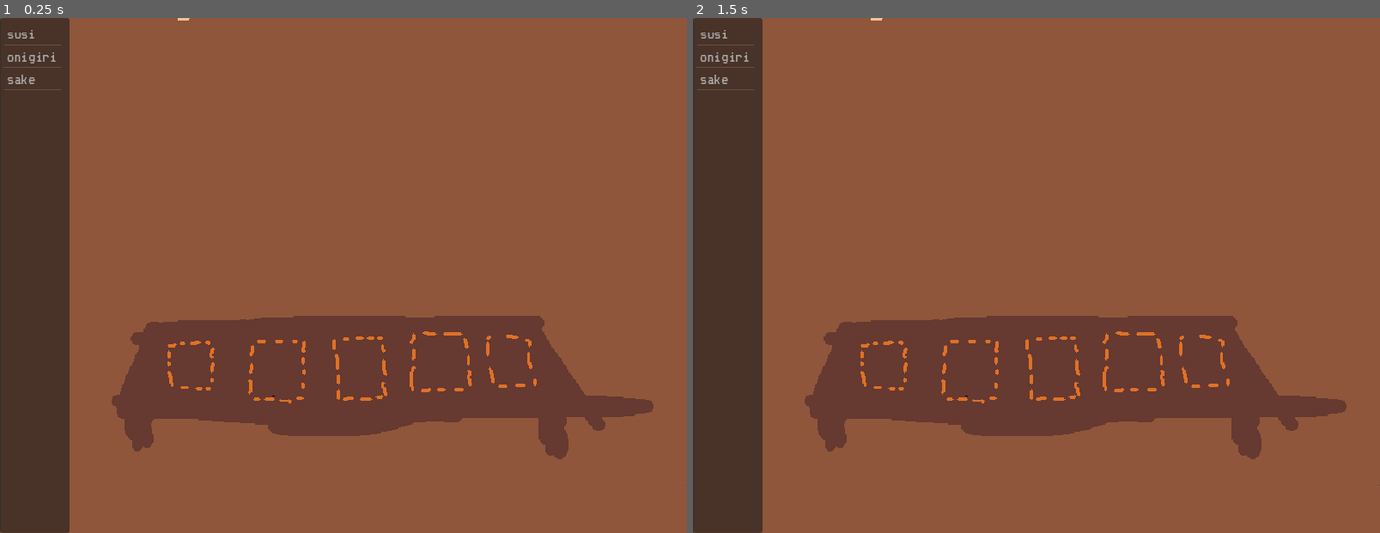
Above: before the commit, frames 1-2 (left to right).
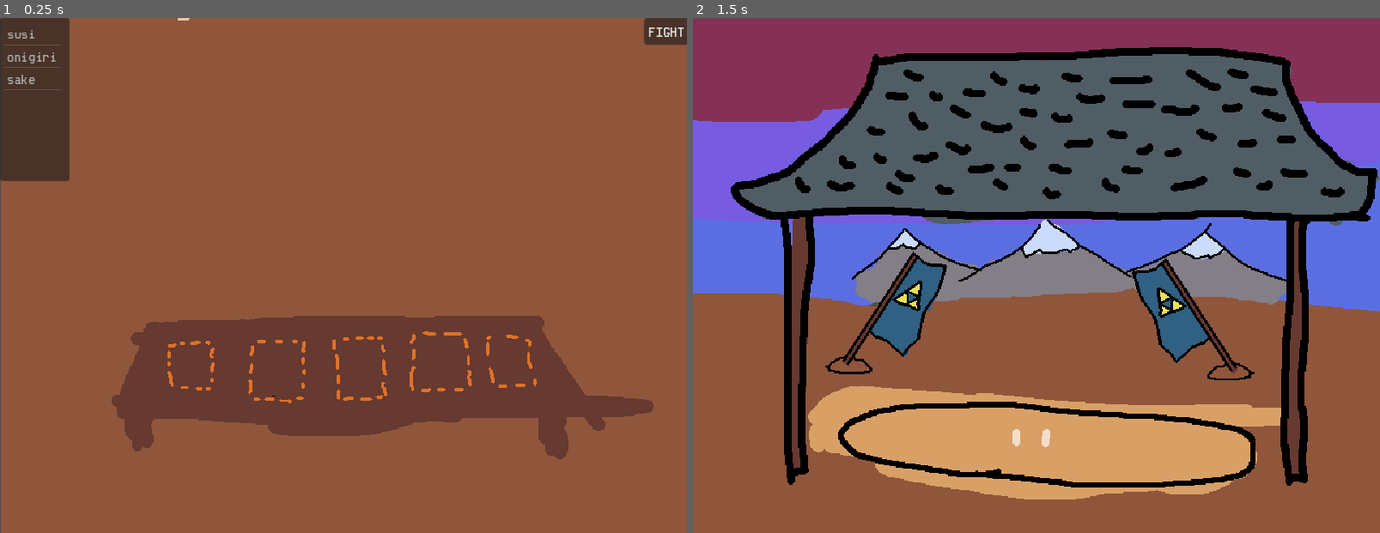
Above: after the commit, the same moments.

Repository: bliny-lynx/sumo-ring
Game: Godot game, scene res://scene/lockerroom.tscn
Same seed, same stepped clock (60 frames per second), same inputs: the game is played once before the commit and once after it.
Inputs (mouse positions are in pixels of both pictures, inside the frame that each line leads up to):
- Up to frame 1 (0.25 s): no input
- Up to frame 2 (1.5 s): click (1359, 33) at 0.5 s, where only the run after the commit has a clickable "FIGHT"; tap Enter at 1.25 s; move the mouse to (1187, 249) at 1.27 s; click (1187, 249) at 1.42 s

The runs differ from the first frame. In frame 1, 7.2% of the frame differs, in the area x 0-100%, y 0-100%; in frame 2, 83%.

Commit message:
Add base scene transition

Diff:
--- a/scene/lockerroom.tscn
+++ b/scene/lockerroom.tscn
@@ -12,9 +12,17 @@
 
 [node name="ItemList" type="ItemList" parent="."]
 offset_right = 65.0
-offset_bottom = 480.0
+offset_bottom = 152.0
 item_count = 4
 item_0/text = "susi"
 item_1/text = "onigiri"
 item_2/text = "sake"
 item_3/text = ""
+
+[node name="Button" type="Button" parent="."]
+offset_left = 600.0
+offset_right = 642.0
+offset_bottom = 25.0
+text = "FIGHT"
+
+[connection signal="pressed" from="Button" to="." method="_on_button_pressed"]
--- /dev/null
+++ b/scene/sumo_circle.tscn
@@ -0,0 +1,9 @@
+[gd_scene load_steps=2 format=3 uid="uid://dqeatk6oiamho"]
+
+[ext_resource type="Texture2D" uid="uid://dog6h45jfr67e" path="res://sprite/sumoring.png" id="1_v8mh2"]
+
+[node name="SumoCircle" type="Node2D"]
+
+[node name="Sprite2D" type="Sprite2D" parent="."]
+position = Vector2(320, 241)
+texture = ExtResource("1_v8mh2")
--- a/script/lockerroom.gd
+++ b/script/lockerroom.gd
@@ -7,5 +7,9 @@
 
 
 # Called every frame. 'delta' is the elapsed time since the previous frame.
-func _process(delta):
+func _process(_delta):
     pass
+
+
+func _on_button_pressed():
+   get_tree().change_scene_to_file("res://scene/sumo_circle.tscn")
Binary file added: sprite/sumoring.png
Not shown, added: sprite/sumoring.png.import
